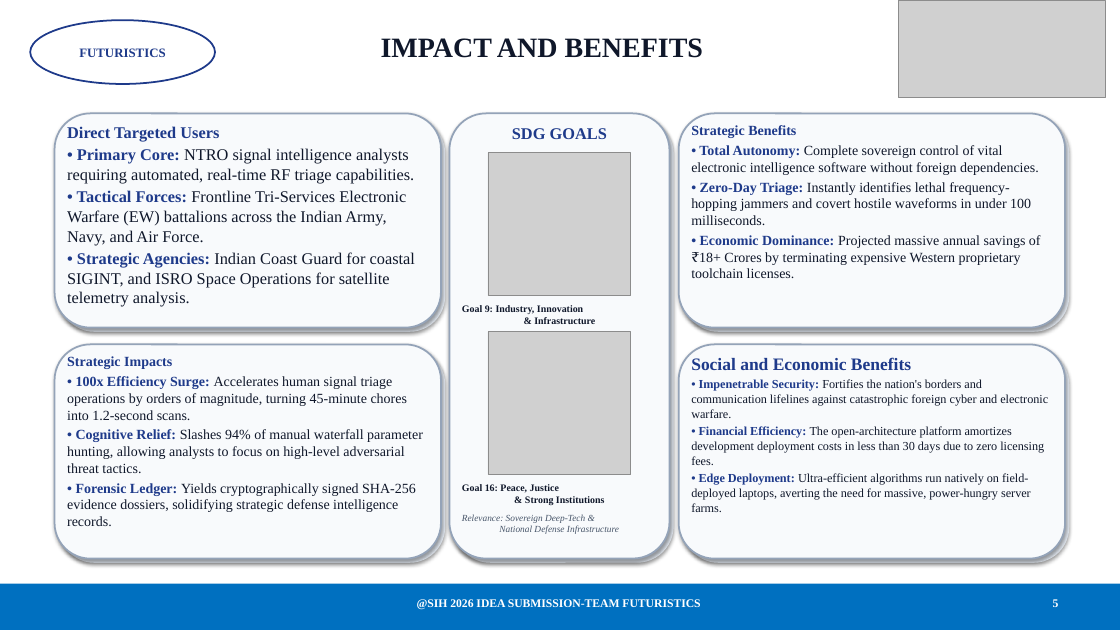
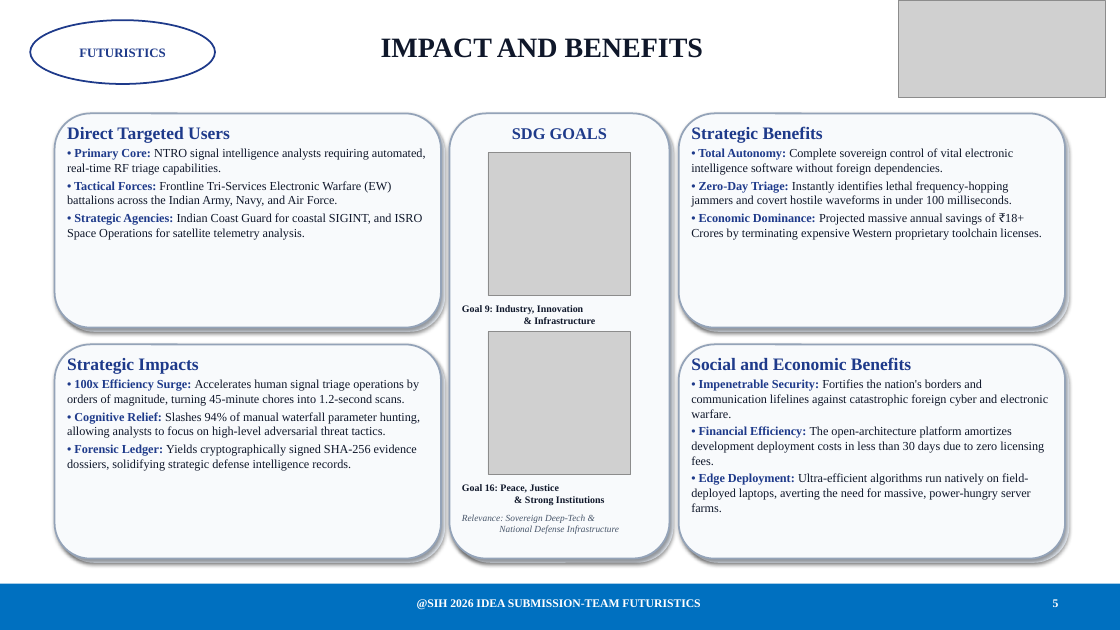
Before and after one commit to harikesh2709-creator/FUTURISTICS, a slide deck: slide 5 of SPECTRA_SIH_2026_Strict_Template_Presentation.pptx. Drawn at 1120x630 pixels with LibreOffice and Linux fonts; fonts in the diff are those of the drawing; grey boxes stand for pictures. Boxes give left, top, right and bottom in pixels: in the first picture for what was removed or moved away, otherwise in the second. Text is boxed around its words. In the diff, an @@ line names an element or a change of style, - is before the commit and + after.

```diff
--- a/SPECTRA_SIH_2026_Strict_Template_Presentation.pptx
+++ b/SPECTRA_SIH_2026_Strict_Template_Presentation.pptx
@@ text "Direct Targeted Users" at bbox=[67, 127, 426, 240]: size 14 to 15 pt in "Direct Targeted Users"; size 14 to 10.5 pt @@
@@ text "Strategic Benefits" at bbox=[691, 126, 1042, 240]: size 12 to 15 pt in "Strategic Benefits"; size 12 to 10.5 pt @@
@@ text "Strategic Impacts" at bbox=[67, 358, 420, 471]: size 12 to 15 pt in "Strategic Impacts"; size 12 to 10.5 pt @@
```
Also in this commit, not shown: 3 other slides changed, 4 other files.
